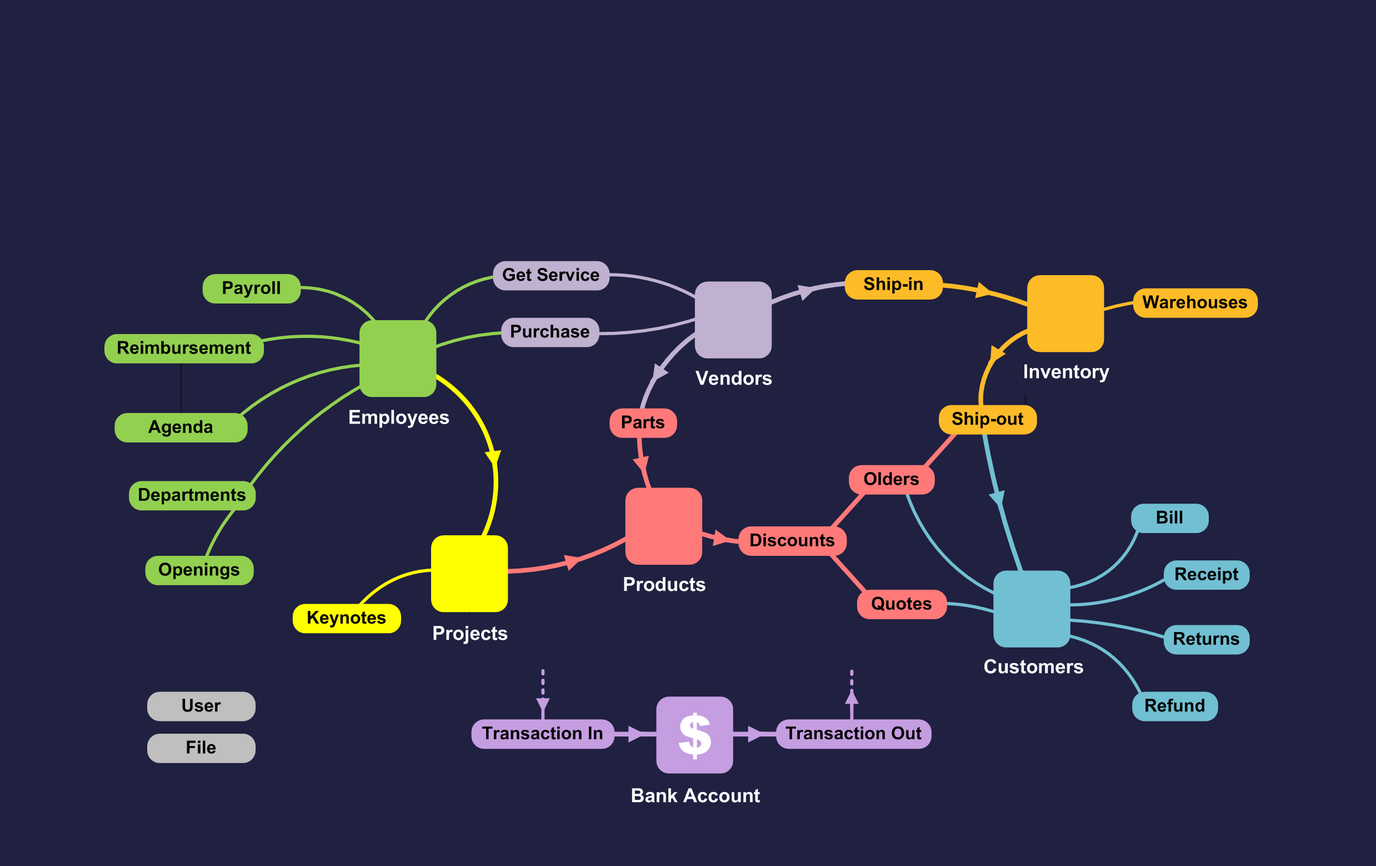
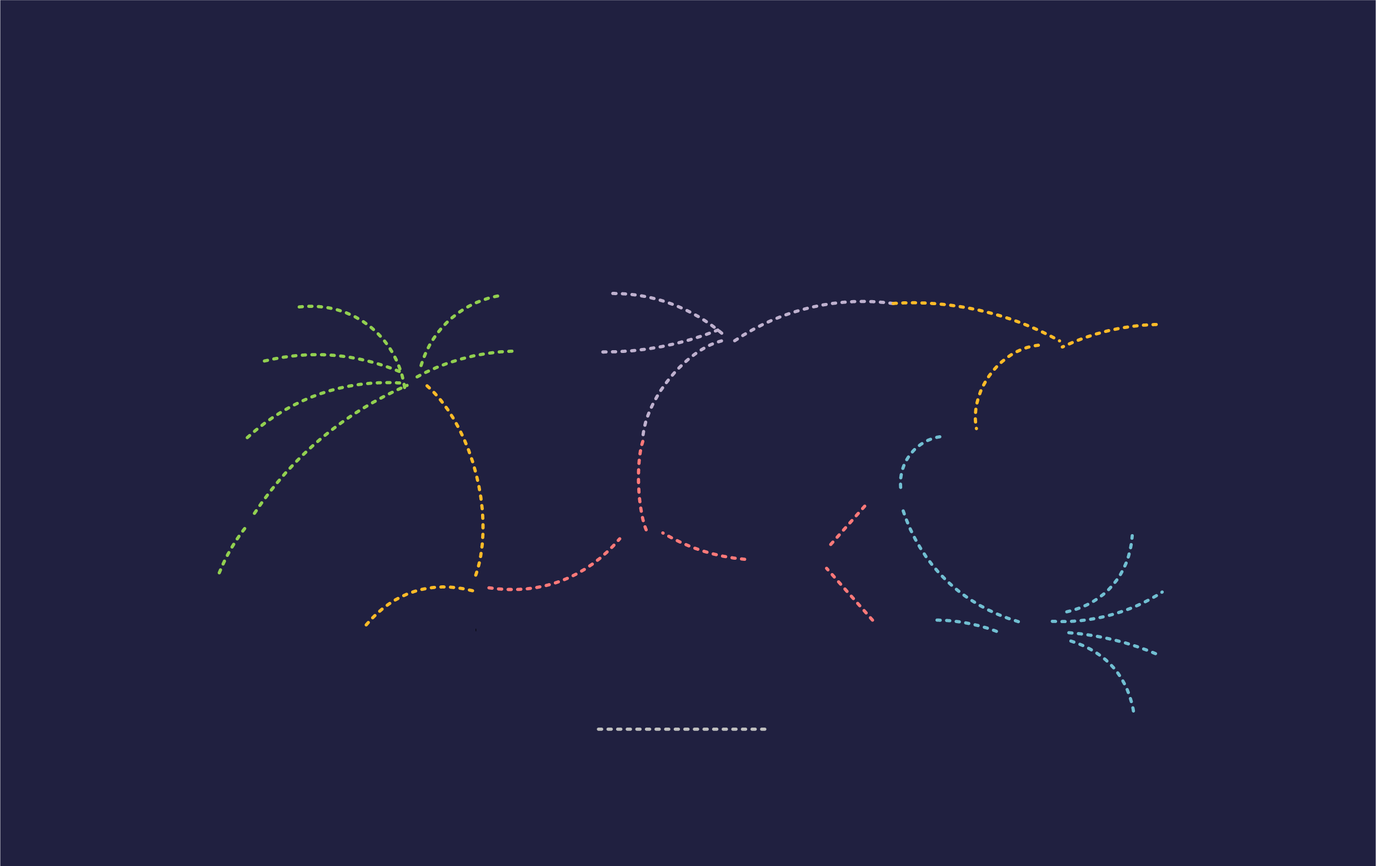
Comparing the layer stacks of the two w=1376, h=866 images. Changes:
removed layer "Layer 3" over bbox(104, 260, 1259, 803)
added layer "Layer 8" above "Layer 6" over bbox(0, 0, 1376, 866)
